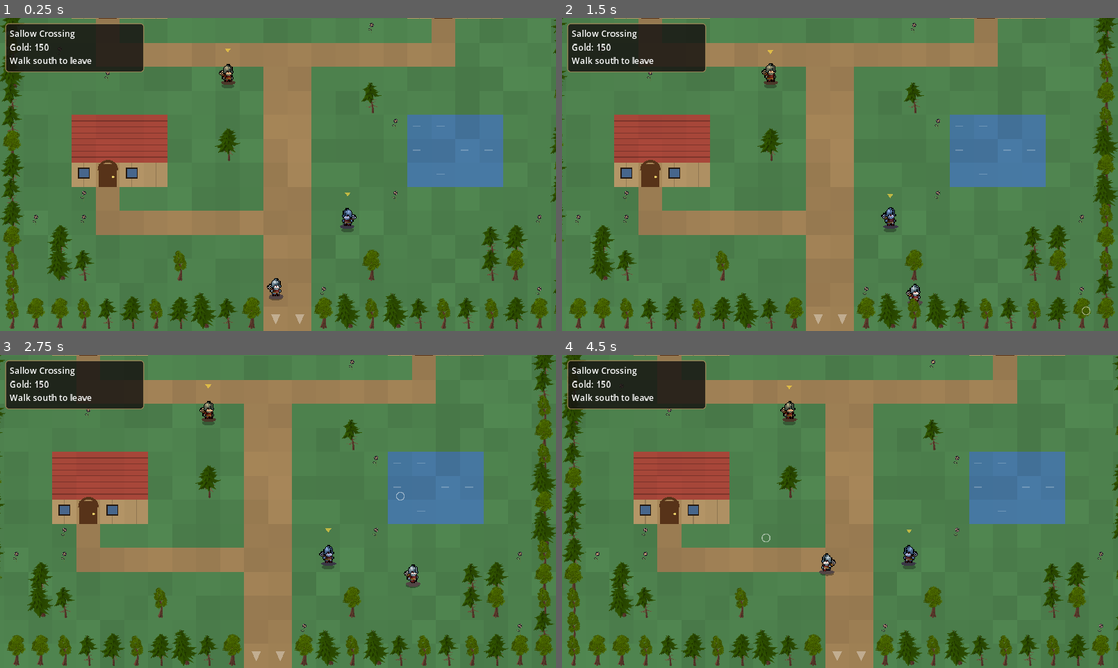
Above: before the commit, frames 1-4 (two rows, left to right).
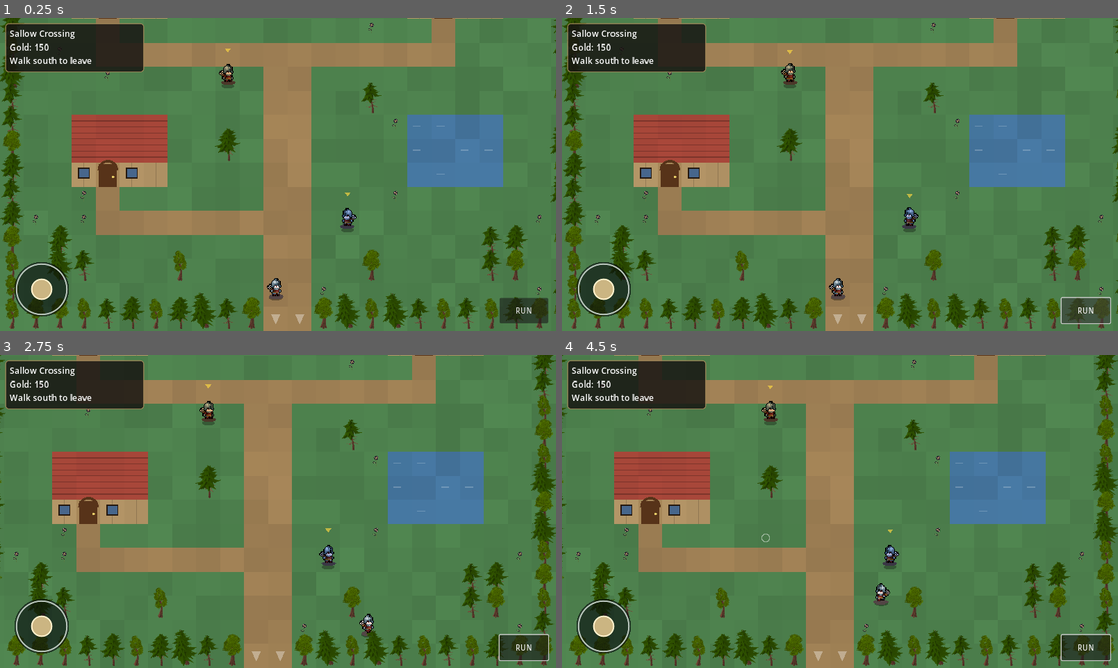
Above: after the commit, the same moments.

Repository: ninjun42215-gif/KindleWake
Game: Godot game, scene res://Location.tscn
The game is run twice, just before and just after one commit, with the same random seed, the same clock (stepped at 60 frames per second) and the same inputs. This scene is started directly instead of the project's main scene.
Inputs (mouse positions are in pixels of both pictures, inside the frame that each line leads up to):
- Up to frame 1 (0.25 s): no input
- Up to frame 2 (1.5 s): click (1084, 309) at 0.5 s, where only the run after the commit has a clickable "RUN"; click (1084, 309) at 1.25 s, where only the run after the commit has a clickable "RUN: ON"
- Up to frame 3 (2.75 s): move the mouse to (400, 495) at 2.02 s; hold Right (ui_right) from 2.03 s (still down); hold Shift (sprint, bound only after the commit) from 2.03 s (still down); click (400, 495) at 2.17 s
- Up to frame 4 (4.5 s): release Right (ui_right) at 2.75 s; release Shift (sprint, bound only after the commit) at 2.75 s; drag from (728, 527) to (812, 574) at 2.77 s; move the mouse to (895, 442) at 3.52 s; hold Right (ui_right) 3.53-4.25 s; hold Shift (sprint, bound only after the commit) 3.53-4.25 s; drag from (812, 574) to (673, 464) at 4.27 s

The runs differ from the first frame. In frame 1, 2.0% of the frame differs, in the area x 2-99%, y 78-98%; in frame 2, 24%; in frame 3, 2.4%; in frame 4, 24%, in the area x 0-100%, y 0-100%.

Commit message:
feat: add controller, virtual stick and sprint to towns and dungeons

Diff:
--- a/Kindlewake/scripts/ui/location_scene.gd
+++ b/Kindlewake/scripts/ui/location_scene.gd
@@ -2,6 +2,8 @@
 
 const RecruitmentSystem = preload("res://scripts/core/recruitment_system.gd")
 const BrinegateQuestSystem = preload("res://scripts/core/brinegate_quest_system.gd")
+const ExplorationControls = preload("res://scripts/ui/exploration_controls.gd")
+const VirtualStick = preload("res://scripts/ui/virtual_stick.gd")
 ## Towns and building interiors (data/locations.json, rules in LocalMap).
 ## Walk with tap / drag like the overworld. Walking into a door loads the next map (town -> house -> town) inside this
 ## scene; walking onto the exit (E) of a town returns to the overworld. People and objects ("spots") are used with the
@@ -35,9 +37,14 @@
 var spot_text: Label
 var spot_buttons: VBoxContainer
 var party_screen: PartyScreen
+var move_stick: VirtualStick
+var run_btn: Button
+var run_toggled: bool = false
+var moving_vector: Vector2 = Vector2.ZERO
 
 
 func _ready() -> void:
+    ExplorationControls.configure()
     maps = LocalMap.load_all(GameData.locations)
     camera = Camera2D.new()
     add_child(camera)
@@ -104,7 +111,13 @@
     if leaving:
         return
     if not panel_open and not party_screen.visible:
-        _move(delta)
+        moving_vector = ExplorationControls.movement_vector()
+        if move_stick != null and move_stick.value.length() > moving_vector.length():
+            moving_vector = move_stick.value
+        if moving_vector.length() > 0.12:
+            _move_direction(delta, moving_vector.normalized())
+        else:
+            _move(delta)
         _update_near()
     _update_camera(false)
     _update_hud()
@@ -119,7 +132,8 @@
     if dist < 4.0:
         has_target = false
         return
-    var step: float = minf(dist, WALK_SPEED * delta)
+    var multiplier: float = 1.6 if run_toggled or ExplorationControls.running() else 1.0
+    var step: float = minf(dist, WALK_SPEED * multiplier * delta)
     var dir: Vector2 = to / dist
     var before: Vector2 = player_pos
     var nx: Vector2 = player_pos + Vector2(dir.x * step, 0.0)
@@ -139,6 +153,33 @@
         last_cell = cell
         _on_enter_cell(cell)
 
+
+
+func _move_direction(delta: float, direction: Vector2) -> void:
+    has_target = false
+    var multiplier: float = 1.6 if run_toggled or ExplorationControls.running() else 1.0
+    var step: float = WALK_SPEED * multiplier * delta
+    var before := player_pos
+    var nx := player_pos + Vector2(direction.x * step, 0.0)
+    if _free_at(nx):
+        player_pos = nx
+    var ny := player_pos + Vector2(0.0, direction.y * step)
+    if _free_at(ny):
+        player_pos = ny
+    if player_pos.distance_to(before) < 0.01:
+        return
+    if absf(direction.x) > 0.12:
+        facing_left = direction.x < 0.0
+    var cell := cell_of(player_pos)
+    if cell != last_cell:
+        last_cell = cell
+        _on_enter_cell(cell)
+
+
+func _toggle_run() -> void:
+    run_toggled = not run_toggled
+    if run_btn != null:
+        run_btn.text = "RUN: ON" if run_toggled else "RUN"
 
 func _on_enter_cell(cell: Vector2i) -> void:
     var door: Dictionary = lmap.door_at(cell)
@@ -524,7 +565,7 @@
     var p: Vector2 = player_pos
     draw_colored_polygon(_ellipse(p + Vector2(0, 6), 14.0, 5.0), Color(0, 0, 0, 0.35))
     var t: float = float(Time.get_ticks_msec()) / 1000.0
-    var walking: bool = has_target and not panel_open
+    var walking: bool = (has_target or moving_vector.length() > 0.12) and not panel_open
     if not Art.draw_unit(self, "soldier", "walk" if walking else "idle", t, p + Vector2(0, 8), 2.0, facing_left):
         draw_rect(Rect2(p + Vector2(-8, -24), Vector2(16, 28)), Color(0.22, 0.50, 0.88))
 
@@ -629,6 +670,20 @@
     prompt_btn.grow_horizontal = Control.GROW_DIRECTION_BOTH
     prompt_btn.grow_vertical = Control.GROW_DIRECTION_BEGIN
 
+    move_stick = VirtualStick.new()
+    root.add_child(move_stick)
+    move_stick.set_anchors_and_offsets_preset(Control.PRESET_BOTTOM_LEFT)
+    move_stick.offset_left = 18
+    move_stick.offset_top = -174
+    move_stick.offset_right = 174
+    move_stick.offset_bottom = -18
+    run_btn = _btn("RUN", _toggle_run, 17)
+    run_btn.custom_minimum_size = Vector2(112, 58)
+    root.add_child(run_btn)
+    run_btn.set_anchors_and_offsets_preset(Control.PRESET_BOTTOM_RIGHT, Control.PRESET_MODE_MINSIZE, 18)
+    run_btn.grow_horizontal = Control.GROW_DIRECTION_BEGIN
+    run_btn.grow_vertical = Control.GROW_DIRECTION_BEGIN
+
     spot_panel = _hud_panel(0.97)
     var box := VBoxContainer.new()
     box.add_theme_constant_override("separation", 12)
